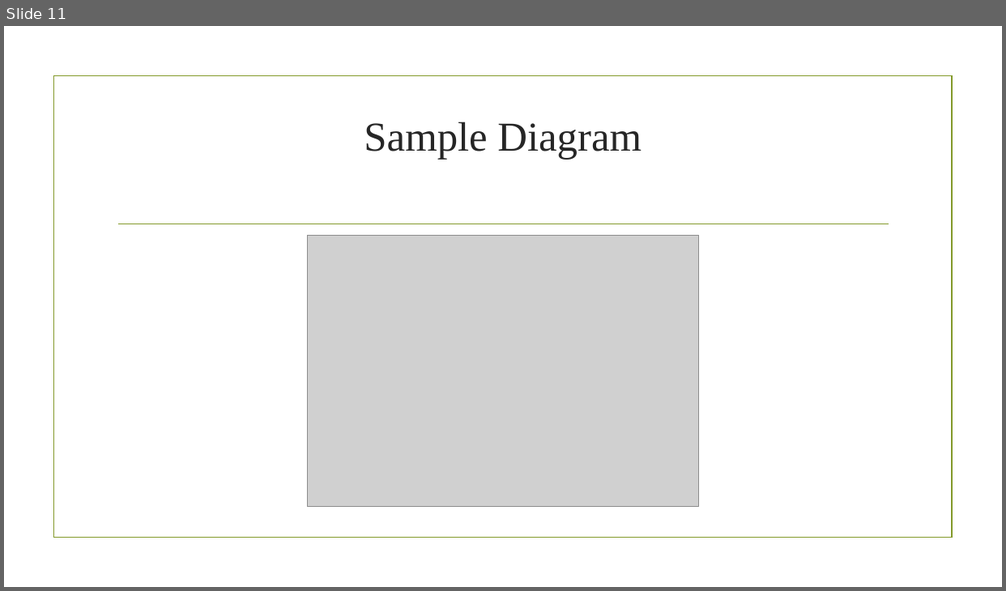
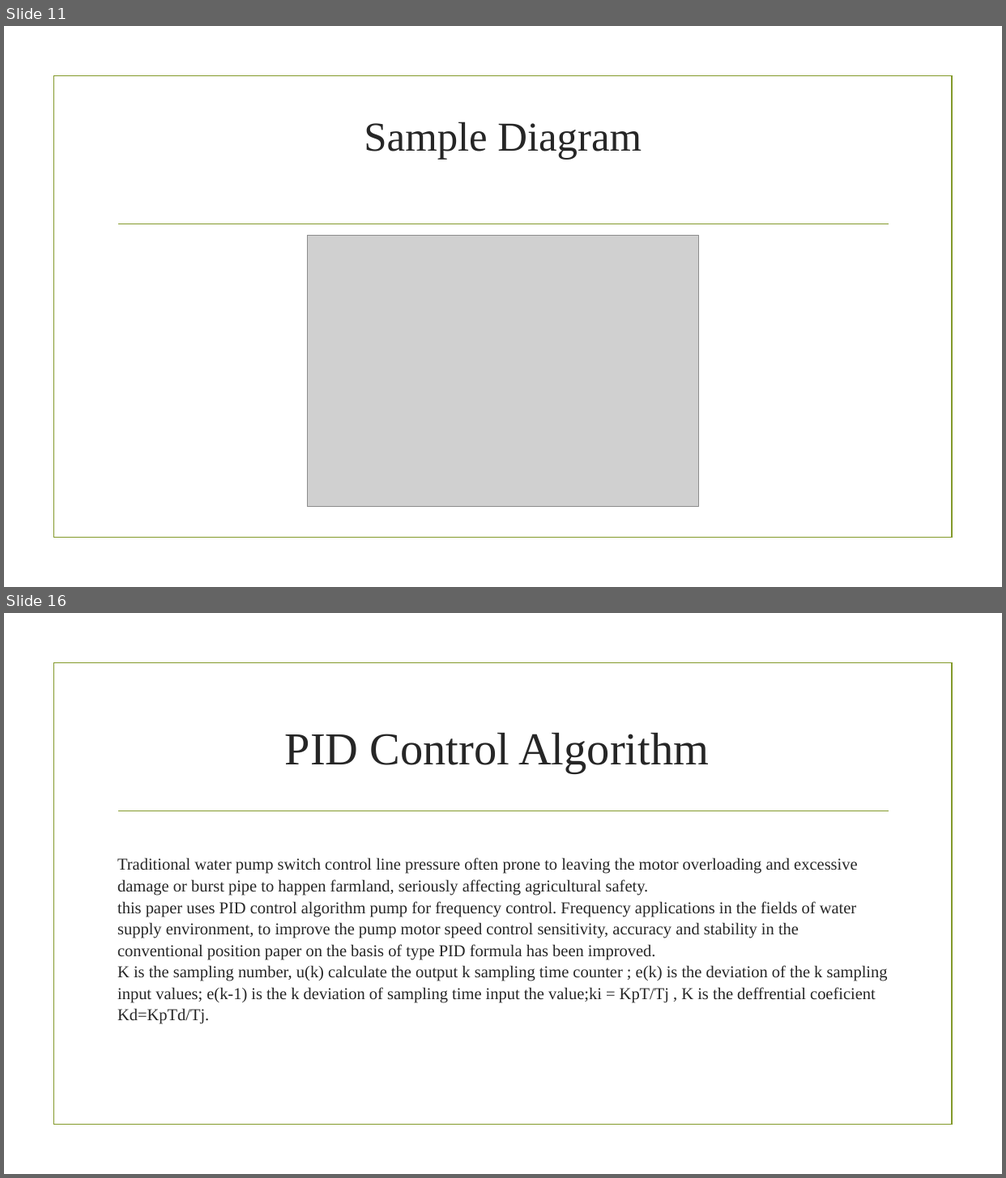
Before and after one commit to aminabyaneh/smart-greenhouse, a slide deck: docs/slides/Smart_Greenhouse_NO1.pptx. Shown one above the other, each under a label of ours: slide 11 before the commit, slides 11 and 16 after it; the slides between them are not shown. The pictures are 1006x591 and 1006x1178 pixels, drawn with LibreOffice and Linux fonts; fonts in the diff are those of the drawing; grey boxes stand for pictures; background and template pictures are left out. Boxes give left, top, right and bottom in pixels: in the first picture for what was removed or moved away, otherwise in the second. Text is boxed around its words. In the diff, an @@ line names an element or a change of style, - is before the commit and + after.

```diff
--- a/docs/slides/Smart_Greenhouse_NO1.pptx
+++ b/docs/slides/Smart_Greenhouse_NO1.pptx
@@ slide 16 added at box(4, 613, 1002, 1174), background picture (left out); not listed: 2 template elements that a slide beside it also shows @@
@@ title added at box(285, 733, 709, 773), 44 pt, text #262626 @@
+PID Control Algorithm
@@ text added at box(117, 858, 888, 1024), 16 pt, text #262626 @@
+Traditional water pump switch control line pressure often prone to leaving the motor overloading and excessive damage or burst pipe to happen farmland, seriously affecting agricultural safety.
+this paper uses PID control algorithm pump for frequency control. Frequency applications in the fields of water supply environment, to improve the pump motor speed control sensitivity, accuracy and stability in the conventional position paper on the basis of type PID formula has been improved.
+K is the sampling number, u(k) calculate the output k sampling time counter ; e(k) is the deviation of the k sampling input values; e(k-1) is the k deviation of sampling time input the value;ki = KpT/Tj , K is the deffrential coeficient Kd=KpTd/Tj.
```
Also in this commit, not shown: 10 slides changed, 7 other slides added.
